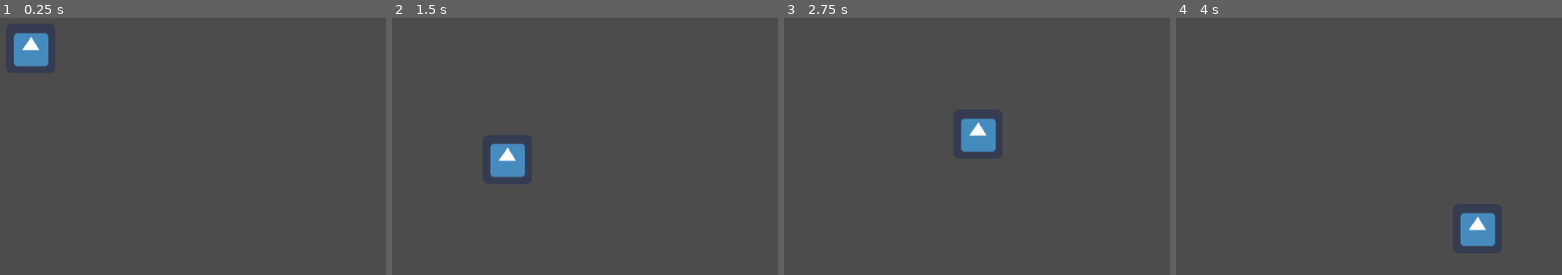
Above: before the commit, frames 1-4 (left to right).
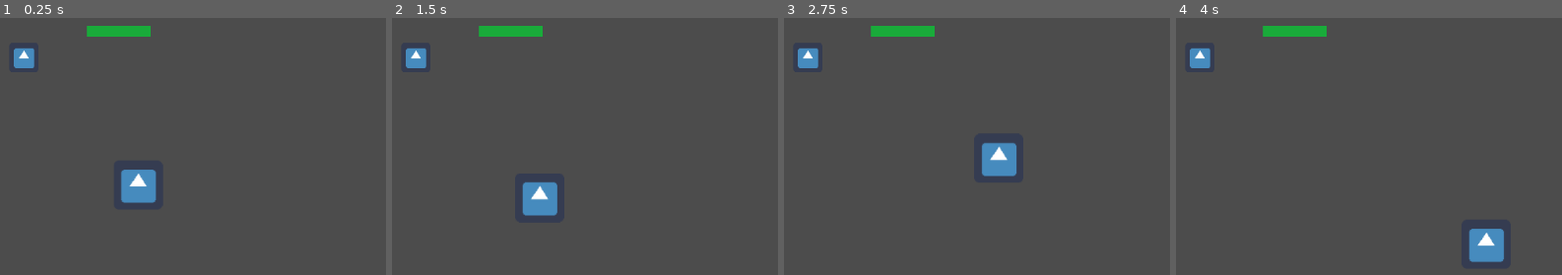
Above: after the commit, the same moments.

Repository: ardilom/CC5408
Game: Godot game, scene res://Scene/Scene.tscn
Same seed, same stepped clock (60 frames per second), same inputs: the game is played once before the commit and once after it. The engine's default icon, where the game draws it, is replaced by a stand-in: a white triangle on a blue panel in a dark square.
Inputs (mouse positions are in pixels of both pictures, inside the frame that each line leads up to):
- Up to frame 1 (0.25 s): no input
- Up to frame 2 (1.5 s): tap Enter at 0.5 s; move the mouse to (outside the picture) at 0.52 s; click (outside the picture) at 0.6 s; tap Space at 1.25 s; move the mouse to (503, 205) at 1.27 s; click (503, 205) at 1.35 s
- Up to frame 3 (2.75 s): tap Enter at 2 s; move the mouse to (1135, 82) at 2.02 s; click (1135, 82) at 2.1 s
- Up to frame 4 (4 s): tap Space at 2.75 s; move the mouse to (outside the picture) at 2.77 s; click (outside the picture) at 2.85 s; tap Enter at 3.5 s; move the mouse to (outside the picture) at 3.52 s; click (outside the picture) at 3.6 s

The runs differ from the first frame. In frame 1, 2.8% of the frame differs, in the area x 3-41%, y 3-73%; in frame 2, 3.5%, in the area x 3-43%, y 3-78%; in frame 3, 3.2%; in frame 4, 2.7%.

Commit message:
dash attack

Diff:
--- a/Scene/Character.tscn
+++ b/Scene/Character.tscn
@@ -6,7 +6,12 @@
 [sub_resource type="RectangleShape2D" id=1]
 extents = Vector2( 30, 30 )
 
-[node name="Character" type="KinematicBody2D"]
+[sub_resource type="CircleShape2D" id=2]
+radius = 9.15918
+
+[node name="Character" type="KinematicBody2D" groups=[
+"player",
+]]
 position = Vector2( 443, 178 )
 script = ExtResource( 2 )
 __meta__ = {
@@ -18,3 +23,10 @@
 
 [node name="CollisionShape2D" type="CollisionShape2D" parent="."]
 shape = SubResource( 1 )
+
+[node name="AttackArea" type="Area2D" parent="."]
+
+[node name="CollisionShape2D" type="CollisionShape2D" parent="AttackArea"]
+scale = Vector2( 8, 8 )
+shape = SubResource( 2 )
+[connection signal="body_entered" from="AttackArea" to="." method="_on_AttackArea_body_entered"]
--- a/Scene/Scene.tscn
+++ b/Scene/Scene.tscn
@@ -1,8 +1,51 @@
-[gd_scene load_steps=2 format=2]
+[gd_scene load_steps=7 format=2]
 
-[ext_resource path="res://Scene/Character.tscn" type="PackedScene" id=1]
+[ext_resource path="res://icon.png" type="Texture" id=1]
+[ext_resource path="res://Scene/Character.tscn" type="PackedScene" id=2]
+[ext_resource path="res://Scritps/Enemy.gd" type="Script" id=3]
+
+[sub_resource type="StyleBoxFlat" id=1]
+bg_color = Color( 0.101961, 0.67451, 0.231373, 1 )
+
+[sub_resource type="StyleBoxFlat" id=2]
+bg_color = Color( 0.819608, 0.0901961, 0.0901961, 1 )
+
+[sub_resource type="CircleShape2D" id=3]
+radius = 19.823
 
 [node name="Main" type="Node2D"]
 
-[node name="Character" parent="." instance=ExtResource( 1 )]
-position = Vector2( 200.038, 124.492 )
+[node name="Character" parent="." instance=ExtResource( 2 )]
+position = Vector2( 339.548, 302.061 )
+
+[node name="CanvasLayer" type="CanvasLayer" parent="Character"]
+
+[node name="ProgressBar" type="ProgressBar" parent="Character/CanvasLayer"]
+margin_left = 273.0
+margin_top = 95.0
+margin_right = 356.0
+margin_bottom = 109.0
+custom_styles/fg = SubResource( 1 )
+custom_styles/bg = SubResource( 2 )
+value = 100.0
+percent_visible = false
+__meta__ = {
+"_edit_use_anchors_": false
+}
+
+[node name="Enemy" type="KinematicBody2D" parent="." groups=[
+"enemy",
+]]
+position = Vector2( 191.439, 136.163 )
+script = ExtResource( 3 )
+__meta__ = {
+"_edit_group_": true
+}
+
+[node name="Sprite" type="Sprite" parent="Enemy"]
+position = Vector2( -0.374619, -0.0814362 )
+scale = Vector2( 0.584997, 0.605361 )
+texture = ExtResource( 1 )
+
+[node name="CollisionShape2D" type="CollisionShape2D" parent="Enemy"]
+shape = SubResource( 3 )
--- /dev/null
+++ b/Scritps/Enemy.gd
@@ -0,0 +1 @@
+extends KinematicBody2D
--- a/Scritps/KinematicBody2D.gd
+++ b/Scritps/KinematicBody2D.gd
@@ -4,17 +4,37 @@
 var in_target = true
 var linear_vel = Vector2()
 var SPEED = 1000
+var dashRange : float = 100
+var hp = 100 setget set_hp
+
+onready var attack_area = get_node("AttackArea/CollisionShape2D")
+
+func start_dash():
+	target = get_global_mouse_position()
+	in_target = false
+	attack_area.disabled = false
+
+func end_dash():
+	in_target = true
+	attack_area.disabled= true
+	target = position
+
+func _ready():
+	attack_area.disabled= true
 
 
-var dashRange : float = 100
 
+
+func set_hp(value):
+	hp = clamp(value, 0, 100)
+	$CanvasLayer/ProgressBar.value = hp
 
 
 func _physics_process(delta):
 
 	if Input.is_action_just_pressed("dash"):
-		target = get_global_mouse_position()
-		in_target = false
+		start_dash()
+
 
 	if not in_target:
 		var diff = target - position
@@ -46,4 +66,11 @@
 
 
 		if arrived:
-			in_target = true
+			end_dash()
+
+
+
+func _on_AttackArea_body_entered(body):
+	if body.is_in_group("enemy"):
+		set_hp(hp-10)
+		print("enemigo atacado")
Not shown: 1 places in Scene/Character.tscn that only renumber resources
